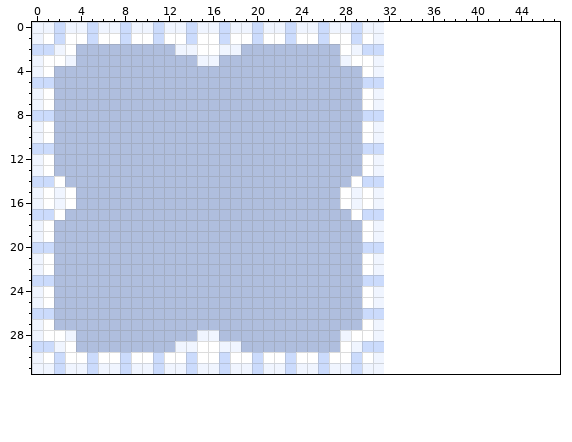
Pixel-art file, stored at Assets/Textures/NewCreations/PlayerWorkbench.aseprite. The first picture shows the starting point.
32x32 pixels, 1 frame. Colours within 5 levels of each other are drawn and written as one. The old version is drawn lined up with the new one, on the new canvas.
New version:
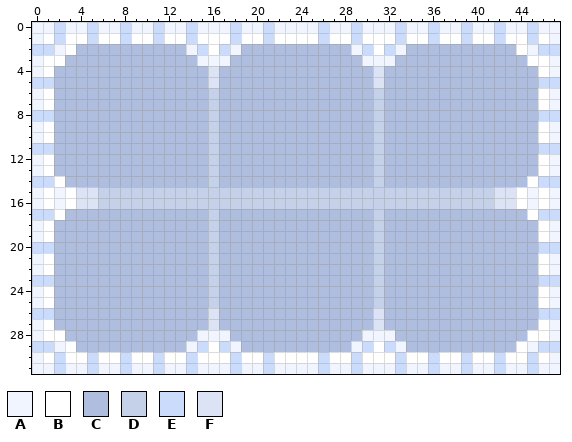
Palette (. is transparent): A #f0f5ff  B #ffffff  C #afbede  D #c5d1e9  E #cbdbfc  F #dbe3f4
Edits made:
canvas 32x32 -> 48x32
y 0: x 17..18 EA -> AE; x 20..21 EA -> AE; x 23 E -> A; x 32..47 ................ -> AEAAEAAEAAEAAEAA
y 1: x 17..18 EB -> BE; x 20..21 EB -> BE; x 23 E -> B; x 31..47 A................ -> BBEBBEBBEBBEBBEBA
y 2: x 13 A -> C; x 15 B -> E; x 17 A -> E; x 28 B -> C; x 31..47 E................ -> BEACCCCCCCCCCBAEE
y 3: x 3 A -> C; x 17 C -> A; x 28..30 ABB -> CCA; x 32..47 ................ -> ACCCCCCCCCCCCBBA
y 4: x 16 C -> F; x 30..47 BA................ -> CFCCCCCCCCCCCCCCBA
y 5: x 16 C -> F; x 30..47 EE................ -> CFCCCCCCCCCCCCCCEE
y 6..7: x 16 C -> D; x 30..47 BA................ -> CDCCCCCCCCCCCCCCBA
y 8: x 16 C -> D; x 30..47 EE................ -> CDCCCCCCCCCCCCCCEE
y 9..10: x 16 C -> D; x 30..47 BA................ -> CDCCCCCCCCCCCCCCBA
y 11: x 16 C -> D; x 30..47 EE................ -> CDCCCCCCCCCCCCCCEE
y 12..13: x 16 C -> D; x 30..47 BA................ -> CDCCCCCCCCCCCCCCBA
y 14: x 16 C -> D; x 29..47 BEE................ -> CCDCCCCCCCCCCCCCBEE
y 15..16: x 4..47 CCCCCCCCCCCCCCCCCCCCCCCCBABA................ -> FFDDDDDDDDDDDDDDDDDDDDDDDDDDDDDDDDDDDDFFBABA
y 17: x 16 C -> D; x 29..47 BEE................ -> CCDCCCCCCCCCCCCCBEE
y 18..19: x 16 C -> D; x 30..47 BA................ -> CDCCCCCCCCCCCCCCBA
y 20: x 16 C -> D; x 30..47 EE................ -> CDCCCCCCCCCCCCCCEE
y 21..22: x 16 C -> D; x 30..47 BA................ -> CDCCCCCCCCCCCCCCBA
y 23: x 16 C -> D; x 30..47 EE................ -> CDCCCCCCCCCCCCCCEE
y 24..25: x 16 C -> D; x 30..47 BA................ -> CDCCCCCCCCCCCCCCBA
y 26: x 16 C -> F; x 30..47 EE................ -> CFCCCCCCCCCCCCCCEE
y 27: x 16 C -> F; x 30..47 BA................ -> CFCCCCCCCCCCCCCCBA
y 28: x 3 A -> C; x 17 C -> A; x 28..30 ABB -> CCA; x 32..47 ................ -> ACCCCCCCCCCCCBBA
y 29: x 13 A -> C; x 15 B -> E; x 17 A -> E; x 28 B -> C; x 31..47 E................ -> BEACCCCCCCCCCBAEE
y 30: x 17..18 EB -> BE; x 20..21 EB -> BE; x 23 E -> B; x 31..47 A................ -> BBEBBEBBEBBEBBEBA
y 31: x 17..18 EA -> AE; x 20..21 EA -> AE; x 23 E -> A; x 32..47 ................ -> AEAAEAAEAAEAAEAA
Where, in picture pixels (left, top, right, bottom), the same in both pictures:
changed: (76, 22, 560, 374)
changed: (65, 55, 76, 66)
changed: (65, 330, 76, 341)
